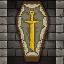
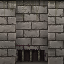
Two versions of the same layered image (64 × 64). Layer-by-layer changes:
showed "Layer 5 copy" over [0, 0, 64, 5]
showed "Layer 5" over [0, 0, 64, 5]
showed "Layer 4" over [0, 0, 64, 64]
showed "Layer 3 copy" over [0, 0, 64, 22]
showed "Layer 3" over [0, 0, 64, 21]
hid group "Inset_Algar" (6 layers) over [7, 0, 56, 64]
showed group "inset1" (3 layers) over [13, 0, 50, 64]
added layer "Layer 16" in group "inset1" over [16, 45, 46, 61]
showed "Layer 7" over [13, 0, 50, 64]
